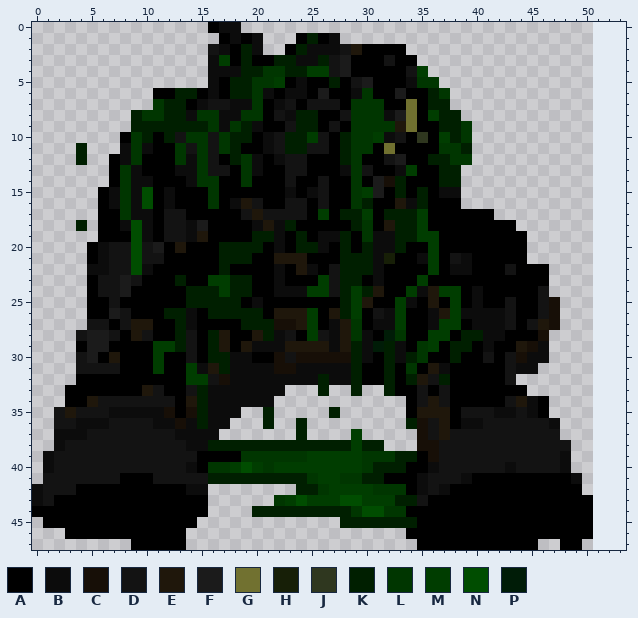
Pixel-art sprite, stored at SPRITES/MONSTERS/Knightmare/Plasma/KMPDE0.png. This is how it looked before the edit.
The file is 51x48 pixels. Colours within 5 levels of each other are drawn and written as one. The old version is drawn lined up with the new one, on the new canvas.
Palette (. is transparent): A #000000  B #0c0c0c  C #170f07  D #131313  E #1f170b  F #1b1b1b  G #717130  H #171f07  J #2f371f  K #001f00  L #003600  M #003d00  N #004d00  P #001c07
Pixels before (only the part around the change), first column x 24:
 0 ..............................
 1 AKAB..........................
 2 KBBBDEAAAA....................
 3 BBKDFAAADAA...................
 4 KMMDFAAAAADM..................
 5 BAAKADFAAABLL.................
 6 BAFAABLAAFAAKL................
 7 ADDDALLLAAGAKK................
 8 KKAADLLLBFGAMKK...............
 9 KKADALLLLEGAAKKL..............
10 KMDAKLLMBDAJAMKL..............
11 KDDAKLLAGAAAALLK..............
12 DAAAKLAADFAAKKLL..............
13 DAAABLDAABMAAKK...............
14 AADAALAFCKAAAKK...............
15 ABDAALMFAKAKABB...............
16 DADAALKAAEBKAAA...............
17 DAMAKKMAKKKMAAAAAA............
18 AAAAAKLAEKKMAAAAAAAA..........
19 KABBKALBBKKMMAAAAAAAA.........
20 KKBAKAKBBKAAMAAAAAAAA.........
21 EAAAKKKBHAABMADBAAAAA.........
22 EBADKKKBAAAAMABBAAADAAA.......
23 AAMDKKABAAAMAAAAAAAAAAA.......
24 BMMDKMKEAAMBEMMABAAAAAD.......
25 AAAAKMEAAMBAEAMABAADAADC......
26 EMAEKMADBMAABEMBBBBDAADC......
27 EMABELABBMAABMMABBBDADEC......
28 AMDBELBAPLAAMMAKKBBAAAC.......
29 EEEBEKBPKBALMAKKABAAECB.......
30 CCCCCKBAKBKLAAKAADADCBB.......
31 BBBBBKAAKALAEBAAAAADBB........
32 BBKBBKAAKAKEDKAAAAAD..........
33 ..K..K..KAADADAAAAAAA.........
34 ..........ADEDAAAAADEBA.......
35 ...K......AEEEADDDBBDBA.......
36 K.........KCDEABBDDDDDDB......
37 K....M.....CDEDDDDDDDDDD......
38 KKKKKMKK...CCDDDDDDDDDDDD.....
39 LMMMMMLLLKKACDDDDDDDDDDDB.....
40 MMMMMMLKKKAABDDDDDDBDDDDB.....
41 KLMMLLKKAAABDDDBAAAAAAAAAB....
42 KKLMMMMLLLABDBAAAAAAAAAAAA....
43 NMMMNNMMMKKDAAAAAAAAAAAAAAA...
44 KKKKKLNNLLAAAAAAAAAAAAAAAAA...
45 ....KKKKKKKAAAAAAAAAAAAAAAA...
46 ..........AAAAAAAAAAAAAAAAA...
47 ...........AAAAAAAAAAA..AA....
After:
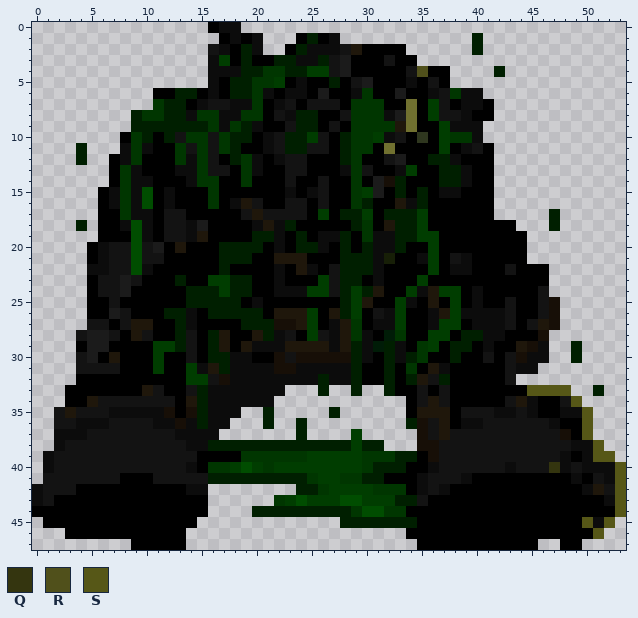
Colours new in this view: Q #34350f  R #50501b  S #565717
The exact change:
{"change": "canvas 51x48 -> 54x48"}
{"y":1,"x":40,"old":".","new":"K"}
{"y":2,"x":40,"old":".","new":"K"}
{"y":4,"x":35,"old":"M..","new":"RAA"}
{"y":4,"x":42,"old":".","new":"K"}
{"y":5,"x":35,"old":"LL.","new":"ADA"}
{"y":6,"x":36,"old":"KL...","new":"BDLBB"}
{"y":7,"x":36,"old":"KK....","new":"MDABBA"}
{"y":8,"x":37,"old":"KK...","new":"DDBAA"}
{"y":9,"x":37,"old":"KKL.","new":"MBBB"}
{"y":10,"x":38,"old":"K","new":"L"}
{"y":10,"x":40,"old":".","new":"B"}
{"y":11,"x":37,"old":"LLK..","new":"MABDA"}
{"y":12,"x":38,"old":"LL..","new":"BAAA"}
{"y":13,"x":39,"old":"...","new":"BAA"}
{"y":14,"x":39,"old":"...","new":"BAA"}
{"y":15,"x":39,"old":"...","new":"AAA"}
{"y":16,"x":39,"old":"...","new":"AAA"}
{"y":17,"x":47,"old":".","new":"K"}
{"y":18,"x":47,"old":".","new":"K"}
{"y":29,"x":49,"old":".","new":"K"}
{"y":30,"x":49,"old":".","new":"K"}
{"y":33,"x":45,"old":"....","new":"SSSS"}
{"y":33,"x":51,"old":".","new":"K"}
{"y":34,"x":47,"old":"...","new":"ADS"}
{"y":35,"x":47,"old":"....","new":"ABBS"}
{"y":36,"x":48,"old":"...","new":"AAS"}
{"y":37,"x":48,"old":"...","new":"CAS"}
{"y":38,"x":49,"old":"...","new":"BBS"}
{"y":39,"x":49,"old":"....","new":"ABSS"}
{"y":40,"x":47,"old":"D","new":"Q"}
{"y":40,"x":49,"old":".....","new":"DBBBS"}
{"y":41,"x":50,"old":"....","new":"ADBS"}
{"y":42,"x":50,"old":"....","new":"BEDS"}
{"y":43,"x":51,"old":"...","new":"ABS"}
{"y":44,"x":51,"old":"...","new":"AAS"}
{"y":45,"x":50,"old":"A..","new":"SBS"}
{"y":46,"x":51,"old":".","new":"S"}
{"label":"changed","picture_box":[417,33,505,209]}
{"label":"added","picture_box":[549,209,560,231]}
{"label":"changed","picture_box":[527,341,626,539]}
